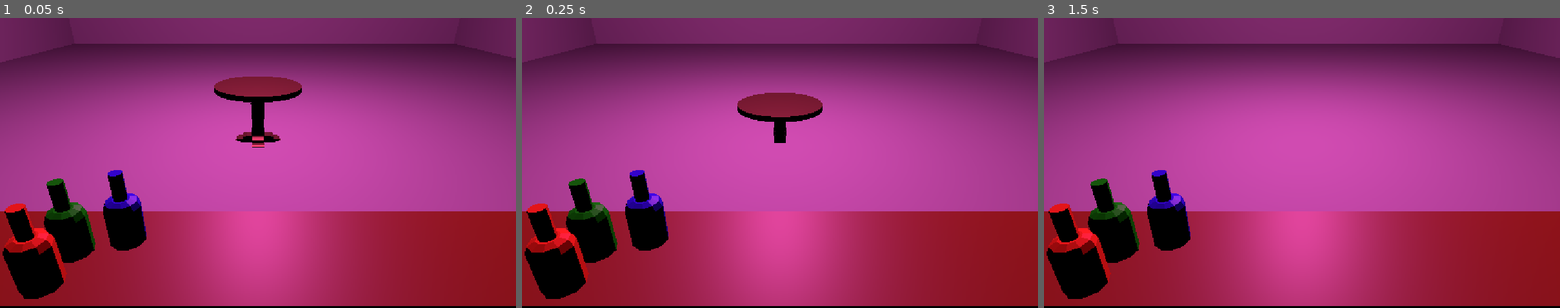
Above: before the commit, frames 1-3 (left to right).
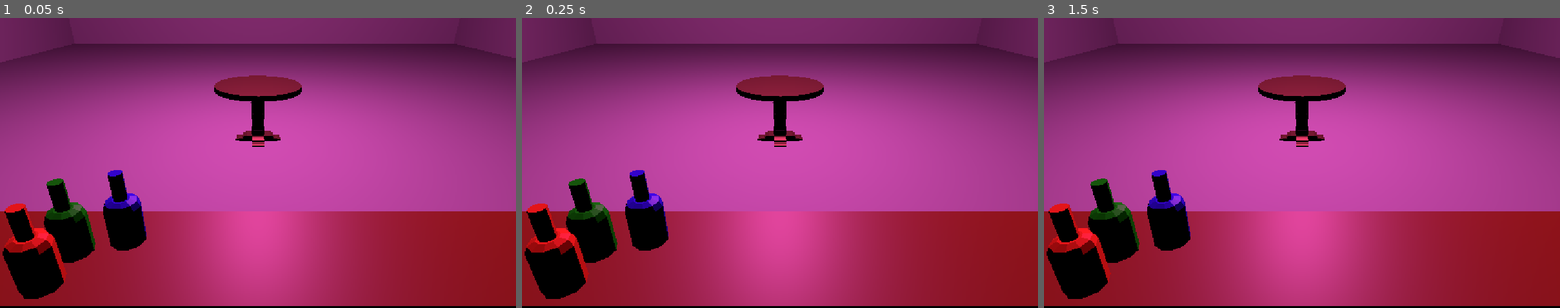
Above: after the commit, the same moments.

Repository: ebarinf/trust-no-one-jam
Game: Godot game, scene res://scenes/main.tscn
The game is run twice, just before and just after one commit, with the same random seed, the same clock (stepped at 60 frames per second) and the same inputs.
Inputs:
- Up to frame 1 (0.05 s): no input
- Up to frame 2 (0.25 s): no input
- Up to frame 3 (1.5 s): tap Enter at 1.25 s

The runs differ from the first frame. In frame 1, 0.2% of the frame differs, in the area x 41-59%, y 19-45%; in frame 2, 2.5%; in frame 3, 1.8%.

Commit message:
remove physics from table

Diff:
--- a/scenes/table.tscn
+++ b/scenes/table.tscn
@@ -2,14 +2,6 @@
 
 [ext_resource type="PackedScene" uid="uid://c1t6c8ttc61a1" path="res://models/LowPolyTable.glb" id="1_02ppr"]
 
-[sub_resource type="CylinderShape3D" id="CylinderShape3D_usg23"]
-height = 0.8776245
-radius = 0.6508789
-
-[node name="Table5" type="RigidBody3D" unique_id=183606237]
+[node name="Table5" type="Node3D" unique_id=1332232340]
 
 [node name="LowPolyTable" parent="." unique_id=802197931 instance=ExtResource("1_02ppr")]
-
-[node name="CollisionShape3D" type="CollisionShape3D" parent="." unique_id=1087552374]
-transform = Transform3D(1, 0, 0, 0, 1, 0, 0, 0, 1, 0, 0.016204834, 0)
-shape = SubResource("CylinderShape3D_usg23")
